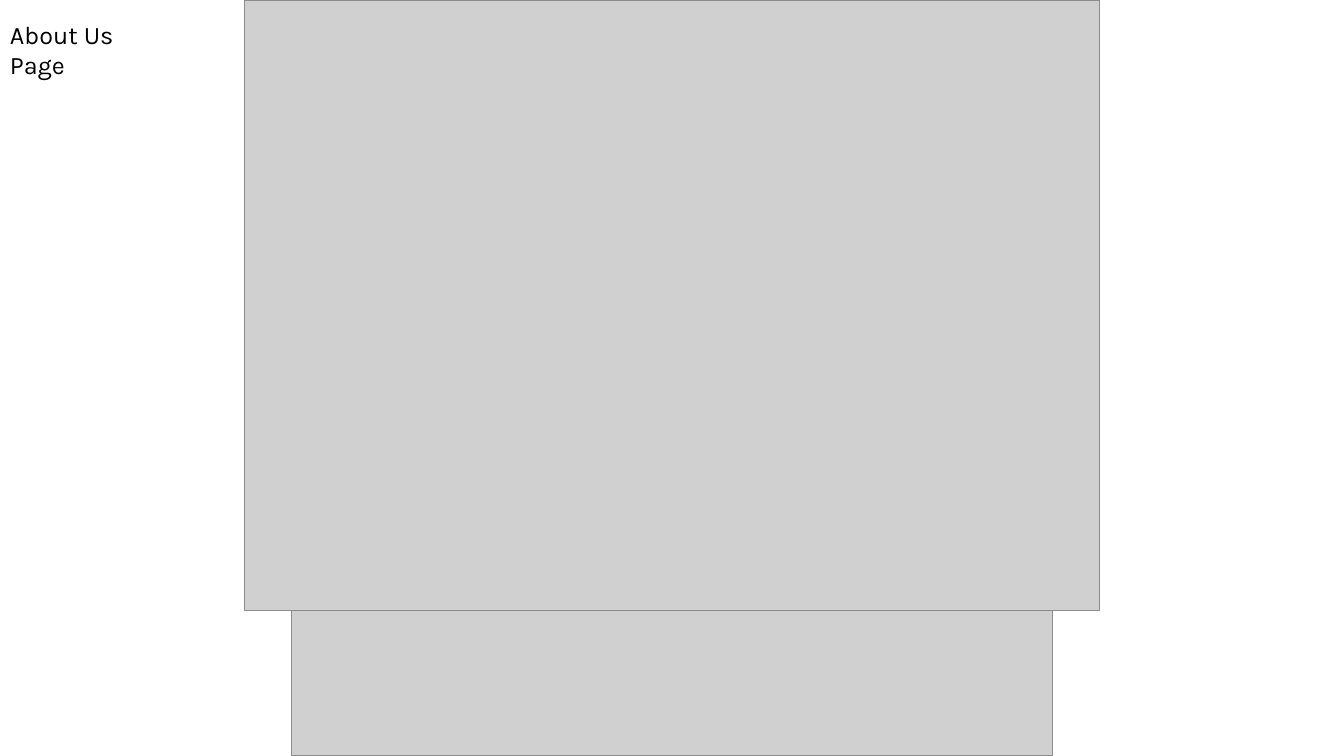
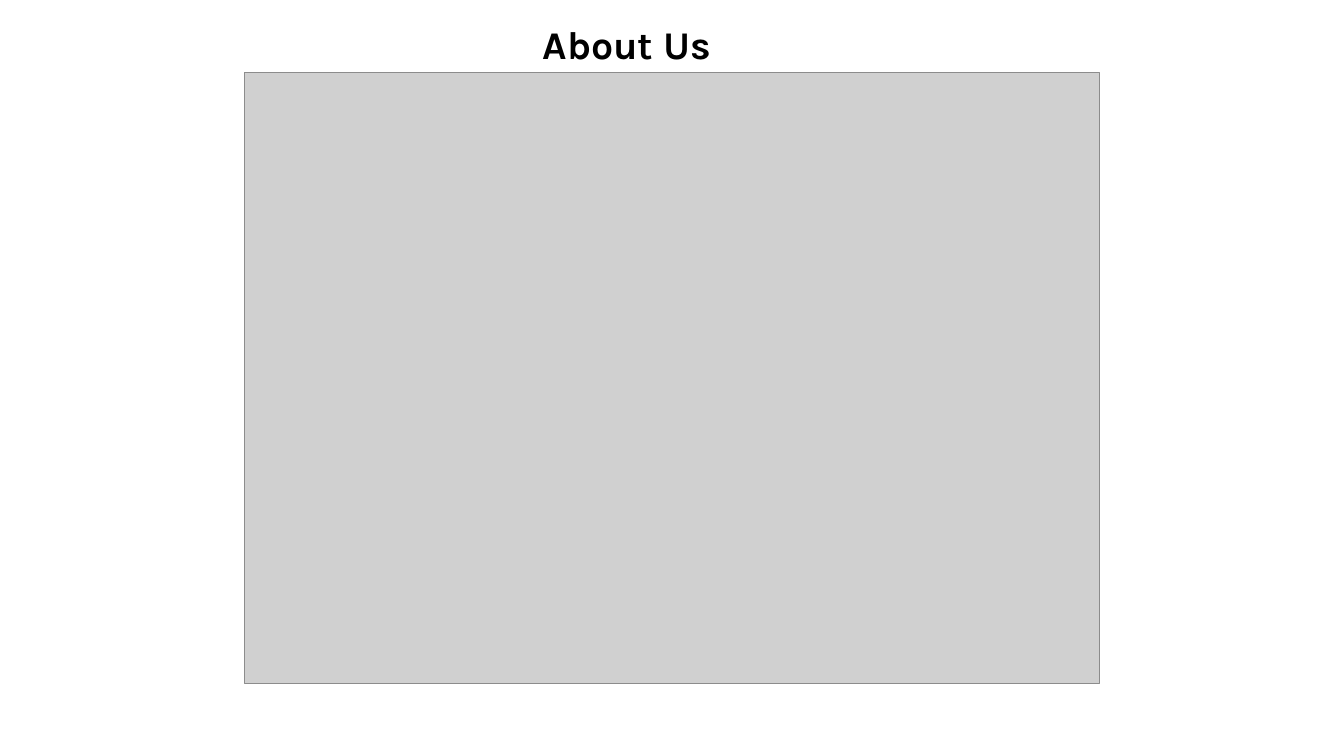
Before and after one commit to CalebStark/Moffat-Bay, a slide deck: slide 5 of Documentation/Prototype Assignment - Group 2.pptx. Drawn at 1344x756 pixels with LibreOffice and Linux fonts; fonts in the diff are those of the drawing; grey boxes stand for pictures. Boxes give left, top, right and bottom in pixels: in the first picture for what was removed or moved away, otherwise in the second. Text is boxed around its words. In the diff, an @@ line names an element or a change of style, - is before the commit and + after.

```diff
--- a/Documentation/Prototype Assignment - Group 2.pptx
+++ b/Documentation/Prototype Assignment - Group 2.pptx
@@ picture removed at (291, 0, 1053, 756) @@
@@ text "About Us Page": place and size @@
-text "About Us Page" at (10, 26, 114, 81)
+text "About Us Page" at (543, 32, 711, 73)
@@ text "About Us Page" at (543, 32, 711, 73): size 18 to 28 pt, bold on @@
@@ picture: place and size @@
-picture at (245, 0, 1100, 610)
+picture at (245, 73, 1100, 683)
```
Also in this commit, not shown: 7 other slides changed, 3 slides added, 4 slides removed, 1 other file.
